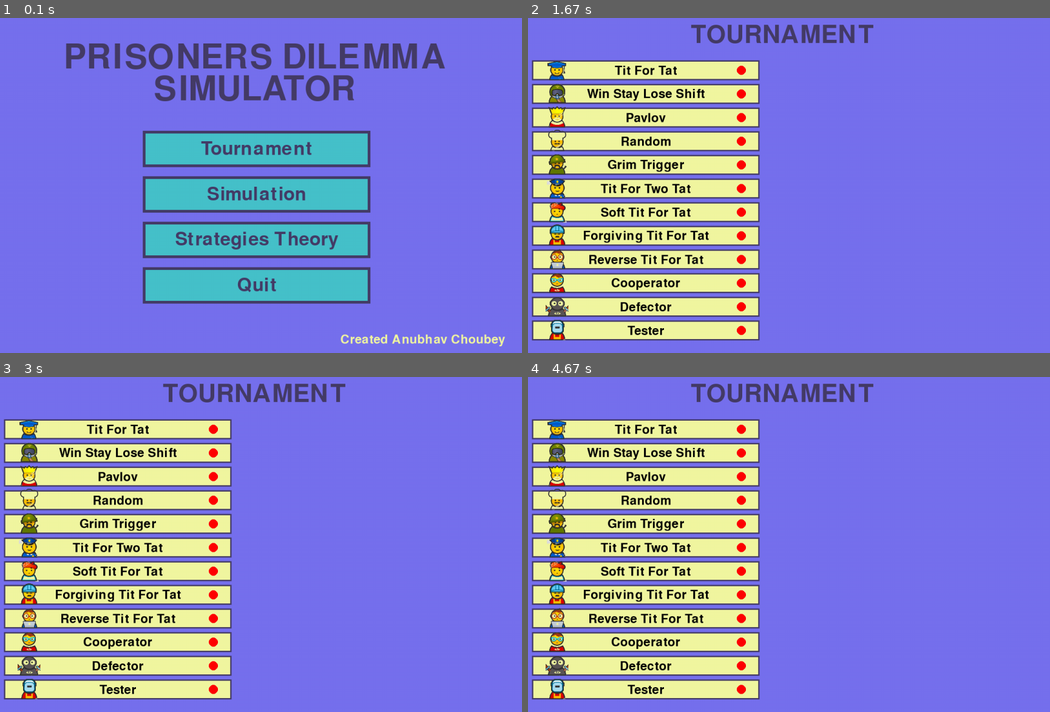
Above: before the commit, frames 1-4 (two rows, left to right).
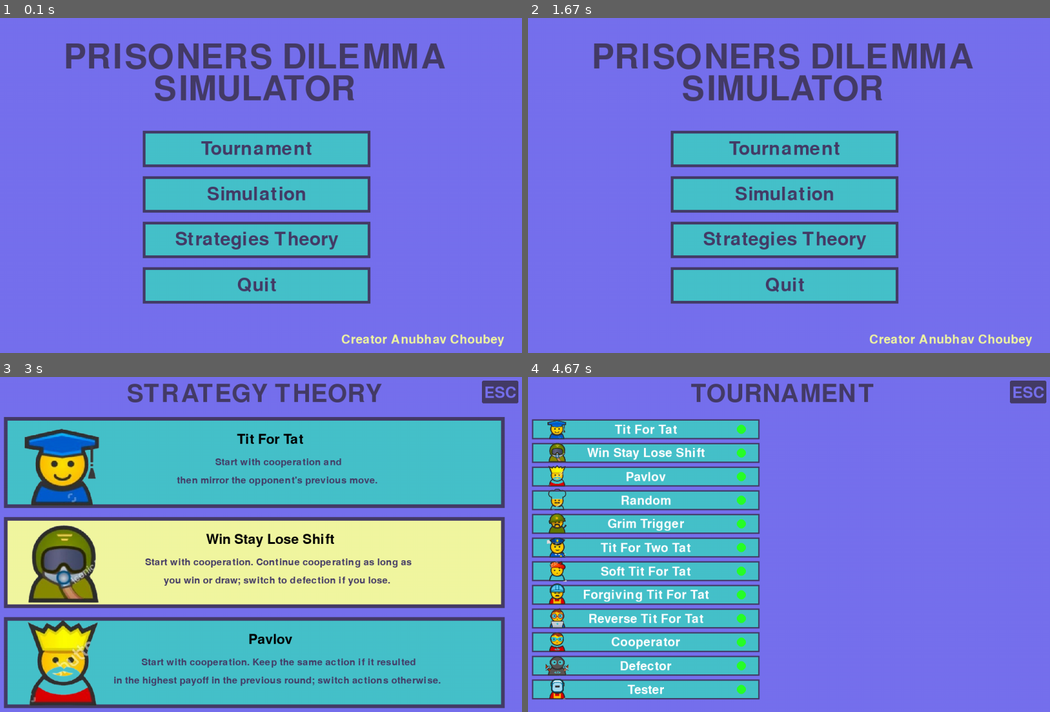
Above: after the commit, the same moments.

Repository: LazyyVenom/py-game-theory
Game: pygame game, started from prisoners_dilemma.py
The game is run twice, just before and just after one commit, with the same random seed, the same clock (stepped at 60 frames per second) and the same inputs.
Inputs (mouse positions are in pixels of both pictures, inside the frame that each line leads up to):
- Up to frame 1 (0.1 s): no input
- Up to frame 2 (1.67 s): click "Tournament" at 0.38 s; click (1029, 31) at 0.72 s, where only the run after the commit has a clickable "ESC"; click (783, 239) at 1.05 s, where only the run after the commit has a clickable "Strategies Theory"; click (1029, 31) at 1.38 s, where only the run after the commit has a clickable "ESC"
- Up to frame 3 (3 s): click (255, 554) at 1.72 s, where only the run after the commit has a clickable "Simulation"; click (454, 661) at 2.05 s; click (255, 584) at 2.88 s
- Up to frame 4 (4.67 s): hold Up 3.17-3.47 s; click (1029, 390) at 4.28 s, where only the run after the commit has a clickable "ESC"; click (893, 514) at 4.62 s

The runs differ from the first frame. In frame 1, 0.4% of the frame differs, in the area x 65-97%, y 94-99%; in frame 2, 50%; in frame 3, 77%, in the area x 0-100%, y 1-99%; in frame 4, 27%.

Commit message:
Added Border And Back Button on top

Diff:
--- a/prisoners_dilemma.py
+++ b/prisoners_dilemma.py
@@ -57,7 +57,7 @@
                 pygame.draw.rect(screen, BUTTON_BORDER_COLOR, button["rect"], 6)
             draw_text(button["text"], pygame.font.Font(None, 60), TEXT_COLOR, button["rect"].centerx, button["rect"].centery)
 
-        draw_text("Created Anubhav Choubey", pygame.font.Font(None, 40), KIND_OF_YELLOW, 970, 720)
+        draw_text("Creator Anubhav Choubey", pygame.font.Font(None, 40), KIND_OF_YELLOW, 970, 720)
 
         for event in pygame.event.get():
             if event.type == pygame.QUIT:
@@ -136,6 +136,9 @@
             if y_offset > screen_height - 30:
                 break
 
+        pygame.draw.rect(screen,SECONDARY,(1100,20,80,50),border_radius=3)
+        draw_text("ESC", pygame.font.Font(None,50),PRIMARY,1140, 47)
+
         pygame.display.update()
 
         for event in pygame.event.get():
@@ -158,10 +161,16 @@
                     scroll_pos -= scroll_speed
                 elif event.button == 5:
                     scroll_pos += scroll_speed
+                elif event.button == 1:
+                    click_pos = event.pos
+                    if (1100 < click_pos[0] < 1180) and (20 < click_pos[1] < 70):
+                        running = False
 
             scroll_pos = max(scroll_pos,0)
             scroll_pos = min(scroll_pos,10)
 
+#TO KEEP TRACK OF STRATEGY SELECTION
+check_boxes = [True] * len(strategies)
 
 def tournament():
     running = True
@@ -171,7 +180,6 @@
     box_y_initial = 130
     box_y_delta = 52
     box_y_end = box_y_initial + box_y_delta * len(strategies)
-    check_boxes = [False] * len(strategies)
 
     while running:
         screen.fill(PRIMARY)
@@ -190,7 +198,7 @@
             else:
                 pygame.draw.rect(screen, KIND_OF_YELLOW, (box_x, y_offset-25, box_dimensions[0], box_dimensions[1]))
                 pygame.draw.rect(screen,SECONDARY , (box_x, y_offset-25, box_dimensions[0], box_dimensions[1]),3)
-                pygame.draw.circle(screen,(255,0,0),(510,y_offset-3),10)
+                pygame.draw.circle(screen,(255,40,40),(510,y_offset-3),10)
                 draw_text(strategy.name, pygame.font.Font(None,40),(0,0,0),300, y_offset-2)
 
             image_path = f"images/{strategy.st_id}.png"
@@ -201,6 +209,10 @@
 
             y_offset += box_y_delta
 
+        pygame.draw.rect(screen,SECONDARY,(1100,20,80,50),border_radius=3)
+        draw_text("ESC", pygame.font.Font(None,50),PRIMARY,1140, 47)
+
+
         pygame.display.update()
 
         for event in pygame.event.get():
@@ -211,6 +223,10 @@
             if event.type == pygame.MOUSEBUTTONDOWN:
                 if event.button == 1:
                     click_pos = event.pos
+
+                    if (1100 < click_pos[0] < 1180) and (20 < click_pos[1] < 70):
+                        running = False
+
                     x_range = (box_x,box_x+box_dimensions[0])
 
                     i_count = 0
@@ -221,6 +237,7 @@
 
                         i_count += 1
 
+
             if event.type == pygame.KEYDOWN:
                 if event.key == pygame.K_ESCAPE:
                     running = False
